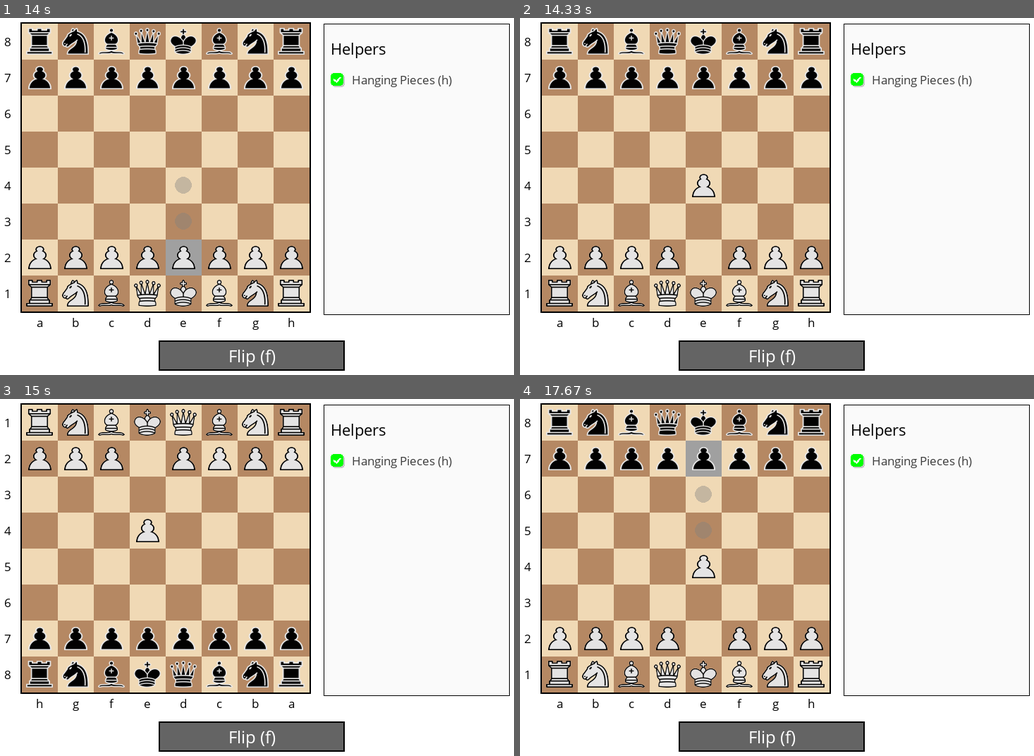
Above: before the commit, frames 1-4 (two rows, left to right).
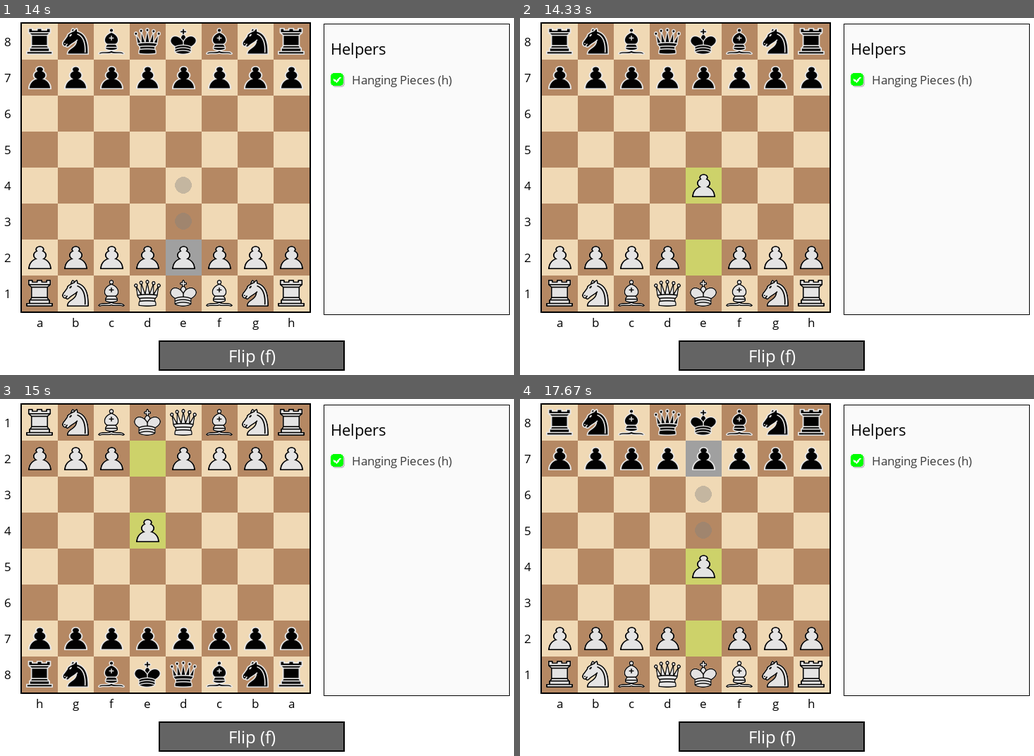
Above: after the commit, the same moments.

Repository: copperfishgh/testy
Game: pygame game, started from main.py
The game is run twice, just before and just after one commit, with the same random seed, the same clock (stepped at 60 frames per second) and the same inputs.
Inputs (mouse positions are in pixels of both pictures, inside the frame that each line leads up to):
- Up to frame 1 (14 s): click (339, 78) at 0.38 s; tap U at 0.67 s; move the mouse to (262, 103) at 1.17 s; click (262, 103) at 1.35 s; click (107, 296) at 1.95 s; move the mouse to (154, 289) at 2.37 s; click (154, 289) at 2.73 s; move the mouse to (246, 260) at 3.23 s; click (246, 260) at 3.67 s; click "Flip (f)" at 4.72 s; move the mouse to (272, 260) at 5.33 s; click (272, 260) at 5.83 s; tap F at 7.62, 8.85, 11.18 s; move the mouse to (66, 82) at 9.95 s; click (66, 82) at 10.47 s; move the mouse to (200, 250) at 12.3 s; click (200, 250) at 12.83 s
- Up to frame 2 (14.33 s): click (689, 167) at 14.03 s
- Up to frame 3 (15 s): tap F at 14.77 s
- Up to frame 4 (17.67 s): tap F at 15.95 s; move the mouse to (705, 448) at 17.07 s; click (705, 448) at 17.6 s

Frame 1 is identical in both runs. In frame 2, 1.2% of the frame differs, in the area x 32-40%, y 41-73%; in frame 3, 1.2%; in frame 4, 1.2%.

Commit message:
Implement lichess-style last move highlighting
- Add last_move tracking to BoardState with proper undo/redo support
- Add green overlay colors for light and dark squares in last move
- Display from and to squares of last move with green highlighting
- Turn indication by observing piece color on destination square
- No highlighting on initial position (no moves made yet)
- Works correctly with board flipping and all game operations

🤖 Generated with [Claude Code](https://claude.ai/code)

Co-Authored-By: Claude <noreply@anthropic.com>

Diff:
--- a/chess_board.py
+++ b/chess_board.py
@@ -132,6 +132,9 @@
 
     # Move history
     move_history: List[Move] = field(default_factory=list)
+
+    # Last move for highlighting (None if no moves made yet)
+    last_move: Optional[Tuple[Tuple[int, int], Tuple[int, int]]] = None  # ((from_row, from_col), (to_row, to_col))
 
     # Position repetition tracking (for threefold repetition rule)
     position_history: List[str] = field(default_factory=list)
@@ -828,6 +831,9 @@
         )
         self.move_history.append(move)
 
+        # Update last move for highlighting
+        self.last_move = ((from_row, from_col), (to_row, to_col))
+
         return True
 
     def make_move_with_promotion(self, from_row: int, from_col: int, to_row: int, to_col: int,
@@ -916,6 +922,9 @@
             move_number=self.fullmove_number
         )
         self.move_history.append(move)
+
+        # Update last move for highlighting
+        self.last_move = ((from_row, from_col), (to_row, to_col))
 
         return True
 
@@ -1005,6 +1014,7 @@
         self.is_in_stalemate = previous_state.is_in_stalemate
         self.game_phase = previous_state.game_phase
         self.move_history = previous_state.move_history
+        self.last_move = previous_state.last_move
         self.position_history = previous_state.position_history
 
         return True
@@ -1039,6 +1049,7 @@
         self.is_in_stalemate = next_state.is_in_stalemate
         self.game_phase = next_state.game_phase
         self.move_history = next_state.move_history
+        self.last_move = next_state.last_move
         self.position_history = next_state.position_history
 
         return True
--- a/config.py
+++ b/config.py
@@ -41,6 +41,10 @@
     # Chess board colors
     LIGHT_SQUARE = (240, 217, 181)  # Light brown
     DARK_SQUARE = (181, 136, 99)    # Dark brown
+
+    # Last move highlighting colors (lichess-style)
+    LIGHT_SQUARE_LAST_MOVE = (205, 210, 106)  # Light green overlay on light squares
+    DARK_SQUARE_LAST_MOVE = (170, 162, 58)    # Dark green overlay on dark squares
 
     # UI highlight colors
     HIGHLIGHT = (255, 255, 0)       # Yellow for highlights
--- a/display.py
+++ b/display.py
@@ -313,6 +313,12 @@
                 # Determine square color (use original coordinates for coloring)
                 is_light = (row + col) % 2 == 0
                 color = self.LIGHT_SQUARE if is_light else self.DARK_SQUARE
+
+                # Apply last move highlighting (lichess-style green overlay)
+                if board_state.last_move:
+                    from_square, to_square = board_state.last_move
+                    if (row, col) == from_square or (row, col) == to_square:
+                        color = Colors.LIGHT_SQUARE_LAST_MOVE if is_light else Colors.DARK_SQUARE_LAST_MOVE
 
                 # Highlight selected square only
                 if selected_square_coords and selected_square_coords == (row, col):
